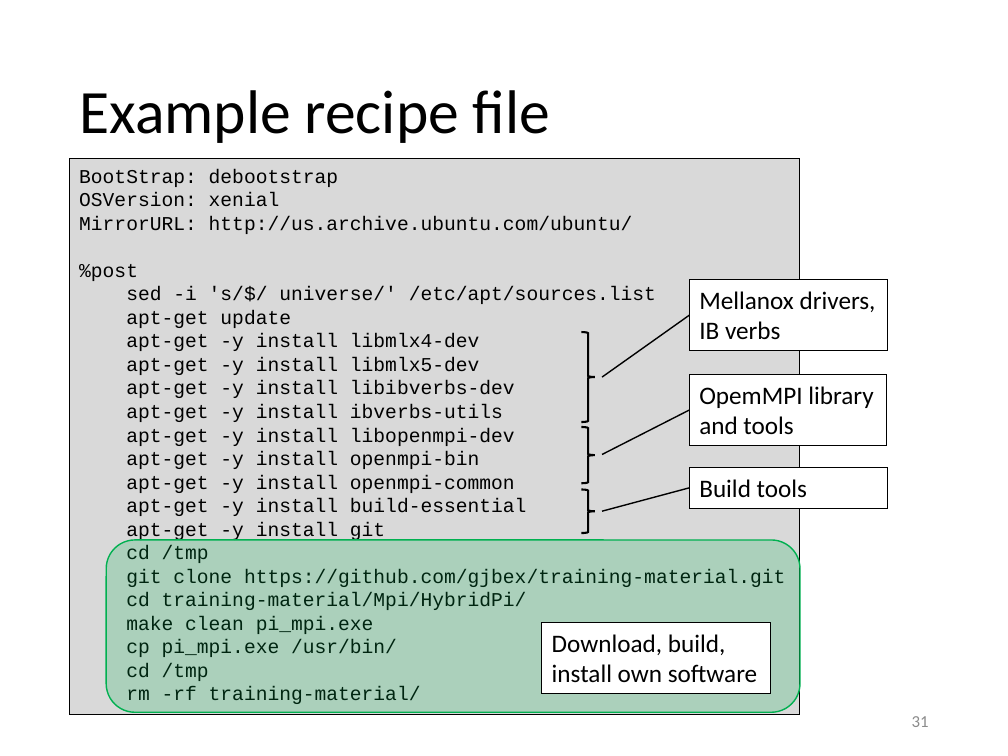
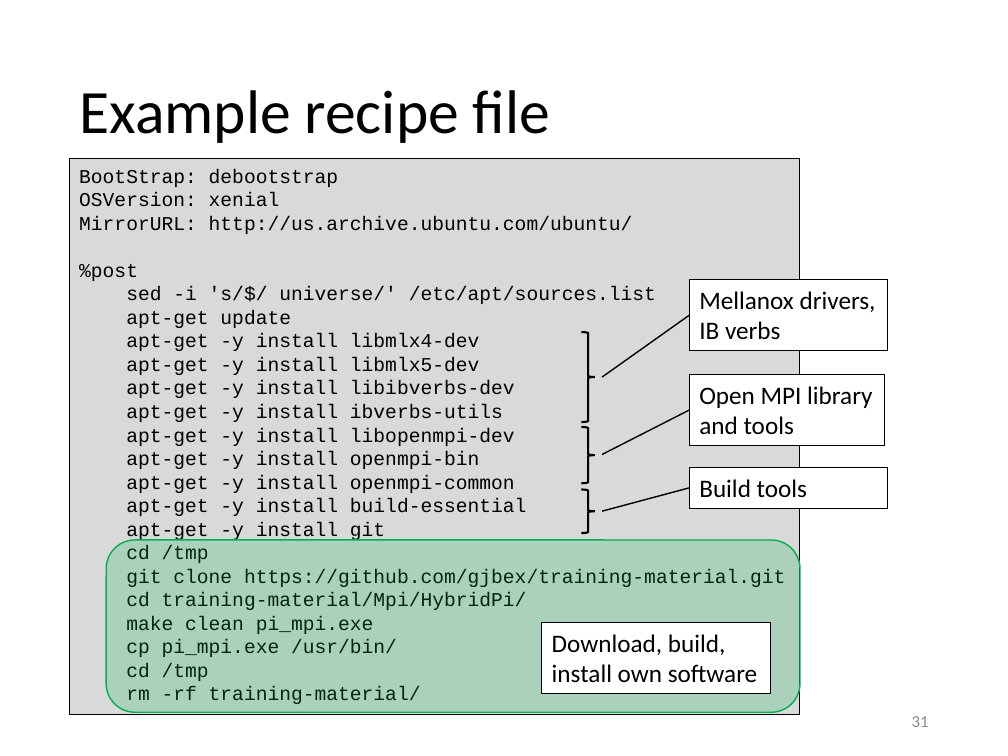
Before and after one commit to gjbex/Containers-for-HPC, a slide deck: slide 31 of singularity.pptx. Drawn at 1008x756 pixels with LibreOffice and Linux fonts; fonts in the diff are those of the drawing. Boxes give left, top, right and bottom in pixels: in the first picture for what was removed or moved away, otherwise in the second. Text is boxed around its words. In the diff, an @@ line names an element or a change of style, - is before the commit and + after.

Commit message:
Fix typos

```diff
--- a/singularity.pptx
+++ b/singularity.pptx
@@ text in rectangle at (699, 386, 872, 435): text changed @@
-OpemMPI library
-and tools
+Open MPI library
+and tools
```
Also in this commit, not shown: 1 other slide changed.
